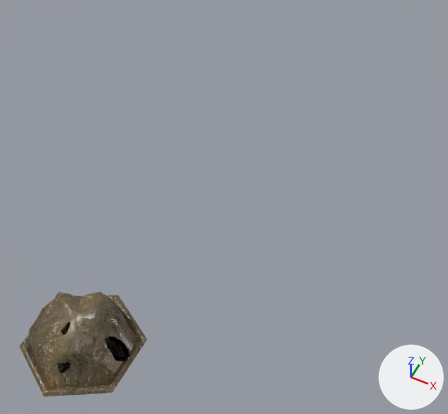
Two versions of the glTF model src/modules/base/assets/dusty-hills.glb, one commit apart.
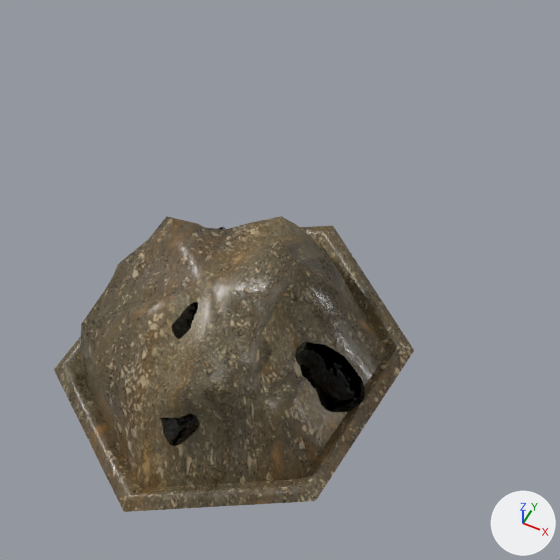
The first picture shows the older version from a 50 mm camera at (4.18, -3.42, 8.71) aimed at (0.5, 3.93, -0.48). The close-ups show the older and then the newer version on the part from 0% to 44% of the width and 52% to 100% of the height of that picture. Only the edits that show in the close-ups are written down. Lighting does not change. The marker at lower right points along +X, +Y and +Z. Where no turn or scale is listed for an object, it has been applied to the vertices. Vertices at exactly the same position are counted once.

Script lines for the objects in view, before the commit:
```python
ob_hexagontile_009 = bpy.data.objects.new('HexagonTile.009', me_circle_011)
ob_hexagontile_009.location = (2.338, 9.217, 0.0)
ob_small_rock_03_002_1 = bpy.data.objects.new('small_rock_03.002', me_mesh_002)
ob_small_rock_03_002_1.location = (-0.122, -0.182, 0.481)
ob_small_rock_03_003_1 = bpy.data.objects.new('small_rock_03.003', me_mesh_003)
ob_small_rock_03_003_1.parent = ob_small_rock_03_003
ob_small_rock_03_003_1.location = (-0.112, -0.0633, -0.0225)
ob_small_rock_03_003_1.rotation_euler = (0.0, 0.546, 0.0)  # degrees (0, 31, 0)
ob_small_rock_03_003_1.scale = (2.7, 2.7, 1.68)
ob_small_rock_03_004_1 = bpy.data.objects.new('small_rock_03.004', me_mesh_004)
ob_small_rock_03_004_1.parent = ob_small_rock_03_004
ob_small_rock_03_004_1.location = (0.0, 0.0, -0.0439)
ob_small_rock_03_004_1.rotation_euler = (0.034, 0.141, 0.0123)  # degrees (1.9, 8.1, 0.7)
ob_small_rock_03_004_1.scale = (2.95, 4.39, 3.13)
ob_small_rock_03_006_1 = bpy.data.objects.new('small_rock_03.006', me_mesh_007)
ob_small_rock_03_006_1.parent = ob_small_rock_03_006
ob_small_rock_03_006_1.location = (0.0, 0.0, -0.0326)
ob_small_rock_03_006_1.rotation_euler = (-0.502, 0.0, 0.0)  # degrees (-29, 0, 0)
ob_small_rock_03_006_1.scale = (2.58, 2.58, 2.58)
ob_small_rock_03_007_1 = bpy.data.objects.new('small_rock_03.007', me_mesh_008)
ob_small_rock_03_007_1.parent = ob_small_rock_03_007
ob_small_rock_03_007_1.location = (0.0, 0.0, 0.0)
ob_small_rock_03_007_1.rotation_euler = (0.0, -0.695, 0.0)  # degrees (0, -40, 0)
ob_small_rock_03_007_1.scale = (3.29, 3.29, 3.29)
```
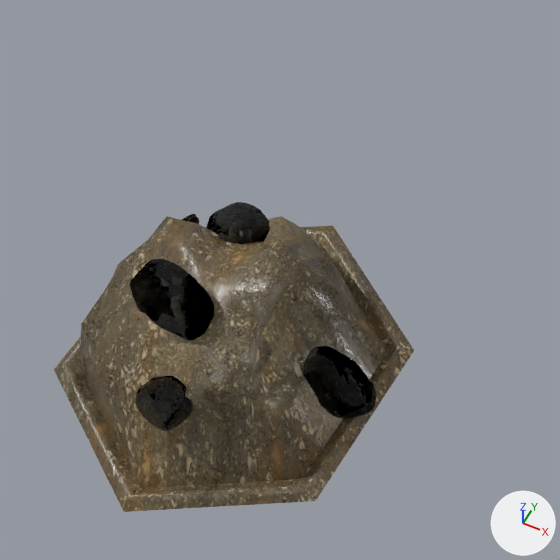
The newer file is also turned or shifted as a whole; pictures and numbers use the older file's frame.

Where the change shows, as pixel boxes [x1, y1, x2, y2] in the close-ups (560 x 560 px; the box of a moved part takes in the faces that stretch with it):
'small_rock_03.002', reshaped
    before: [171, 302, 198, 339]
    after: [130, 259, 214, 340]
'small_rock_03.007', reshaped, moved
    before: [295, 342, 365, 412]
    after: [303, 346, 376, 418]
'small_rock_03.006', reshaped, moved
    before: [161, 414, 199, 446]
    after: [136, 376, 193, 431]
'small_rock_03.004', reshaped, mesh moved (not visible before)
    after: [206, 202, 270, 244]
'small_rock_03.003', reshaped, moved (not visible before)
    after: [182, 214, 199, 224]
part 4 of me_mesh_006, moved or reshaped (not visible before)
    after: [136, 376, 193, 431]
part 5 of me_mesh_007, moved or reshaped
    before: [161, 414, 199, 446]
    after: [303, 346, 376, 418]

What changed in the scene script:
```text
Change me_mesh_002:
    used by ob_small_rock_03_002_1; location = (-0.122, -0.182, 0.481)
    remove me_mesh_002.from_pydata(...)  # 584 vertices, 1164 faces; spans x -0.305..0.203, y -0.14..0.167, z -0.171..0.31
    add me_mesh_002.from_pydata(...)  # 584 vertices, 1164 faces; spans x -0.252..0.252, y -0.143..0.161, z 0.175..0.5
    me_mesh_002 part 1: the whole mesh is multiplied about its middle by the matrix ((0.498, -0.164, 0.635), (0.054, 1.001, -0.013), (-0.857, 0.067, 0.895)), then moved by (0.067, -0.004, 0.246)
Change me_mesh_003:
    used by ob_small_rock_03_003_1; parent = ob_small_rock_03_003; location = (-0.112, -0.0633, -0.0225); rotation_euler = (0.0, 0.546, 0.0), in degrees (0, 31, 0); scale = (2.7, 2.7, 1.68)
    remove me_mesh_003.from_pydata(...)  # 584 vertices, 1164 faces; spans x -0.0617..0.054, y -0.0512..0.0397, z 0.0001..0.0434
    add me_mesh_003.from_pydata(...)  # 584 vertices, 1164 faces; spans x 0.0909..0.2331, y -0.0849..-0.0129, z 0.0298..0.0817
    me_mesh_003 part 2: the whole mesh is multiplied about its middle by the matrix ((0.247, -1.4, -0.787), (0.595, 0.119, -0.016), (0.143, -0.255, 0.908)), then moved by (0.1615, -0.0432, 0.0378)
Change me_mesh_006:
    used by ob_small_rock_03_005_1; parent = ob_small_rock_03_005; location = (0.0, 0.0, 0.0); rotation_euler = (0.0, 0.0, -1.132), in degrees (0, 0, -65); scale = (2.04, 2.04, 1.25)
    remove me_mesh_006.from_pydata(...)  # 584 vertices, 1164 faces; spans x -0.0617..0.054, y -0.0512..0.0397, z 0.0001..0.0434
    add me_mesh_006.from_pydata(...)  # 584 vertices, 1164 faces; spans x -0.0617..0.054, y -0.0697..0.0212, z 0.0338..0.0772
    me_mesh_006 part 4: the whole mesh is moved by (0.0, -0.0185, 0.0337)
Change me_mesh_007:
    used by ob_small_rock_03_006_1; parent = ob_small_rock_03_006; location = (0.0, 0.0, -0.0326); rotation_euler = (-0.502, 0.0, 0.0), in degrees (-29, 0, 0); scale = (2.58, 2.58, 2.58)
    remove me_mesh_007.from_pydata(...)  # 584 vertices, 1164 faces; spans x -0.0617..0.054, y -0.0512..0.0397, z 0.0001..0.0434
    add me_mesh_007.from_pydata(...)  # 584 vertices, 1164 faces; spans x -0.0786..0.0371, y -0.0512..0.0397, z 0.0142..0.0575
    me_mesh_007 part 5: the whole mesh is moved by (-0.0169, 0.0, 0.0141)
Change ob_small_rock_03_004_1:
    ob_small_rock_03_004_1: bpy.data.objects.new('small_rock_03.004', me_mesh_004) -> bpy.data.objects.new('small_rock_03.004', me_mesh_003)
Change ob_small_rock_03_006_1:
    ob_small_rock_03_006_1: bpy.data.objects.new('small_rock_03.006', me_mesh_007) -> bpy.data.objects.new('small_rock_03.006', me_mesh_006)
Change ob_small_rock_03_007_1:
    ob_small_rock_03_007_1: bpy.data.objects.new('small_rock_03.007', me_mesh_008) -> bpy.data.objects.new('small_rock_03.007', me_mesh_007)
```
